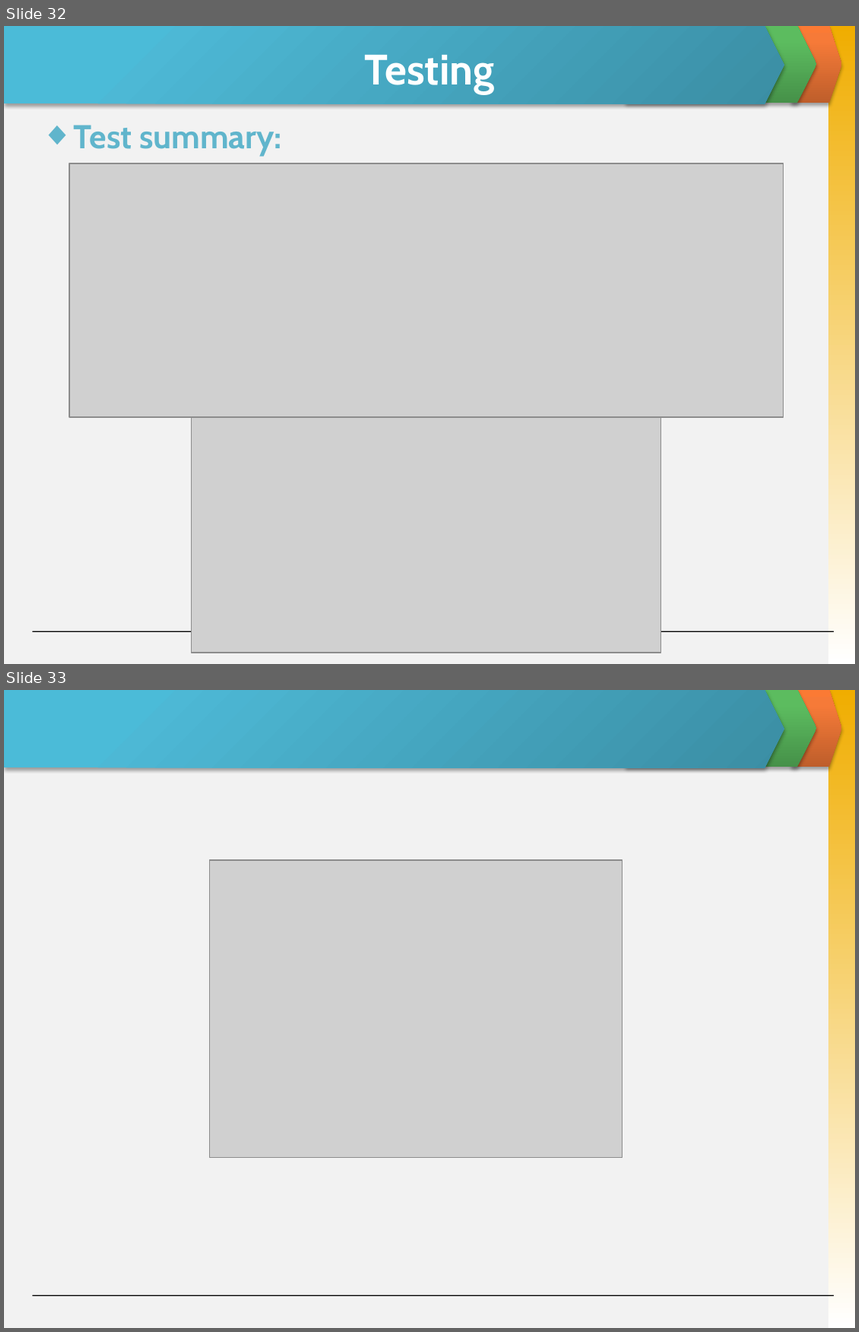
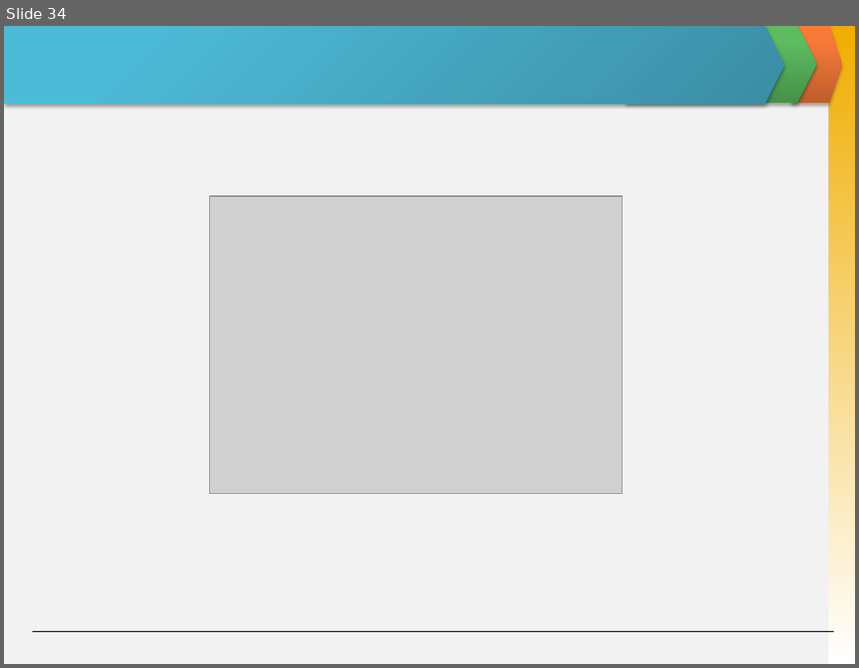
Before and after one commit to skyview059/e-learning-website, a slide deck: Document/Final report/Slide Present E-Learning.pptx. Shown one above the other, each under a label of ours: slides 32 and 33 before the commit, slide 34 after it. The pictures are 859x1332 and 859x668 pixels, drawn with LibreOffice and Linux fonts; fonts in the diff are those of the drawing; grey boxes stand for pictures. Boxes give left, top, right and bottom in pixels: in the first picture for what was removed or moved away, otherwise in the second. Text is boxed around its words. In the diff, an @@ line names an element or a change of style, - is before the commit and + after.

```diff
--- a/Document/Final report/Slide Present E-Learning.pptx
+++ b/Document/Final report/Slide Present E-Learning.pptx
@@ slide 32 removed at box(4, 26, 855, 664), background #F2F2F2; not listed: 5 template elements that a slide beside it also shows @@
@@ title removed at box(364, 55, 494, 94) @@
-Testing
@@ text removed at box(74, 125, 282, 156) @@
-◆ Test summary:
@@ picture removed at box(69, 164, 784, 417) @@
@@ picture removed at box(191, 417, 661, 653) @@
@@ what was slide 33 is now slide 34 @@
```
Also in this commit, not shown: 12 slides changed, 3 slides added, 2 other slides removed.
